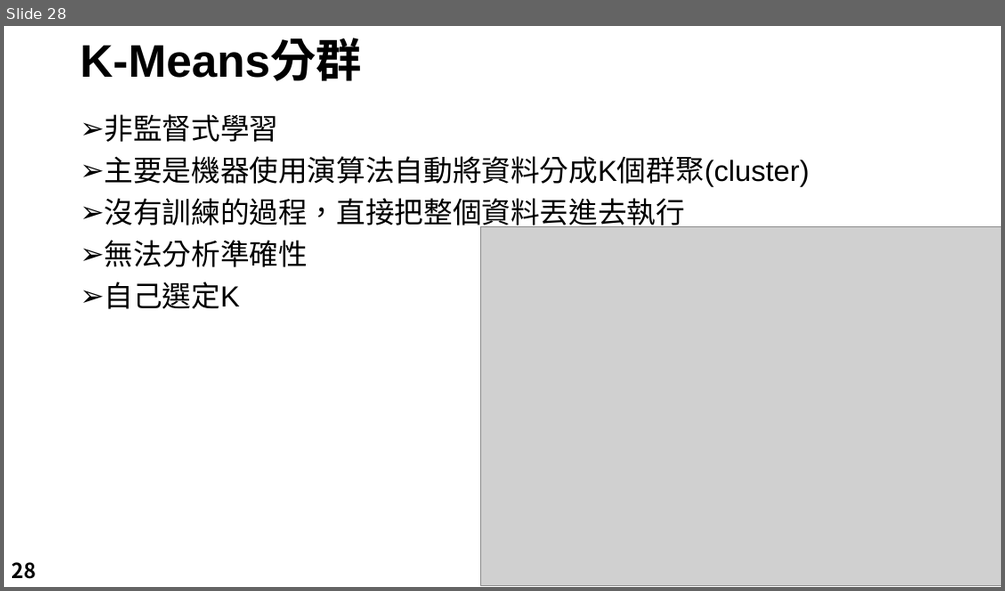
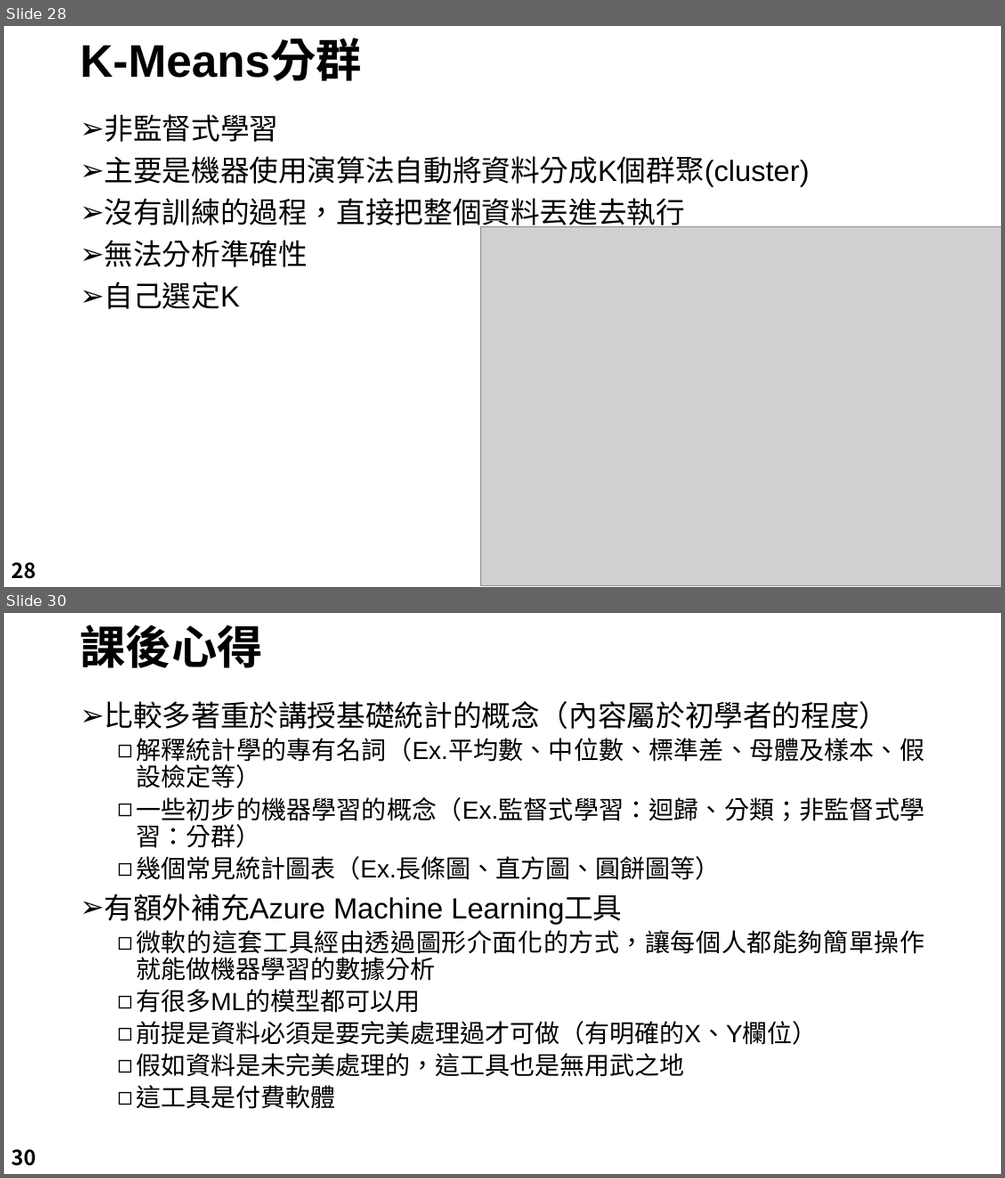
Before and after one commit to LeBronWilly/Basic_R_Language, a slide deck: R_Presentation.pptx. Shown one above the other, each under a label of ours: slide 28 before the commit, slides 28 and 30 after it; the slides between them are not shown. The pictures are 1005x591 and 1005x1178 pixels, drawn with LibreOffice and Linux fonts; fonts in the diff are those of the drawing; grey boxes stand for pictures; background and template pictures are left out. Boxes give left, top, right and bottom in pixels: in the first picture for what was removed or moved away, otherwise in the second. Text is boxed around its words. In the diff, an @@ line names an element or a change of style, - is before the commit and + after.

```diff
--- a/R_Presentation.pptx
+++ b/R_Presentation.pptx
@@ slide 30 added at (4,613,1001,1174), background #FFFFFF @@
@@ title added at (80,625,262,668), 44 pt, text #000000, bold @@
+課後心得
@@ text added at (105,701,924,1109), 24 pt, text #000000 @@
+➢ 比較多著重於講授基礎統計的概念（內容屬於初學者的程度）
+  ◻ 解釋統計學的專有名詞（Ex.平均數、中位數、標準差、母體及樣本、假設檢定等）
+  ◻ 一些初步的機器學習的概念（Ex.監督式學習：迴歸、分類；非監督式學習：分群）
+  ◻ 幾個常見統計圖表（Ex.長條圖、直方圖、圓餅圖等）
+➢ 有額外補充Azure Machine Learning工具
+  ◻ 微軟的這套工具經由透過圖形介面化的方式，讓每個人都能夠簡單操作就能做機器學習的數據分析
+  ◻ 有很多ML的模型都可以用
+  ◻ 前提是資料必須是要完美處理過才可做（有明確的X、Y欄位）
+  ◻ 假如資料是未完美處理的，這工具也是無用武之地
+  ◻ 這工具是付費軟體
@@ page number added at (11,1149,36,1166), 20 pt, text #000000, bold @@
+30
```
Also in this commit, not shown: 2 slides changed, 1 other slide added, 3 slides removed, 1 other file.
